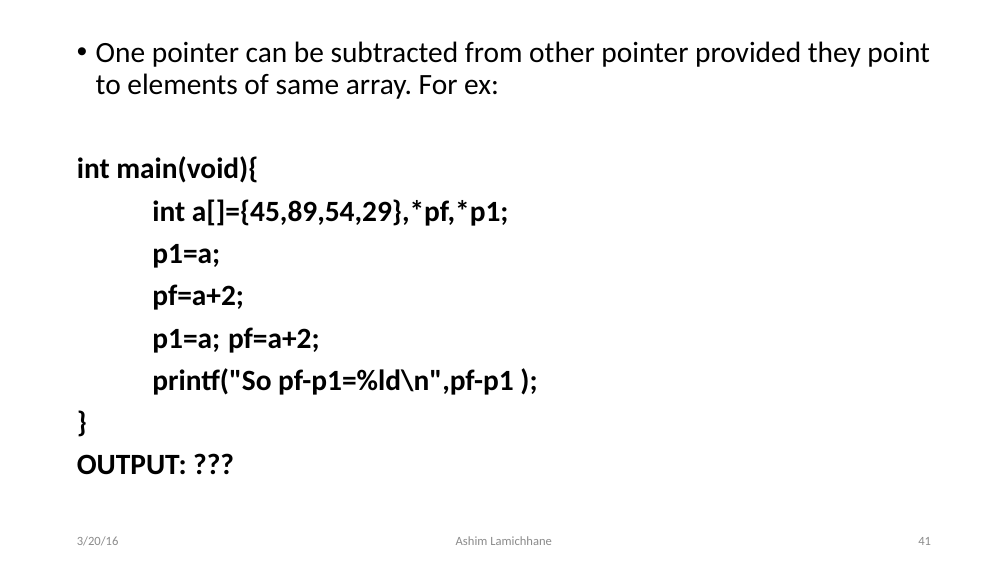
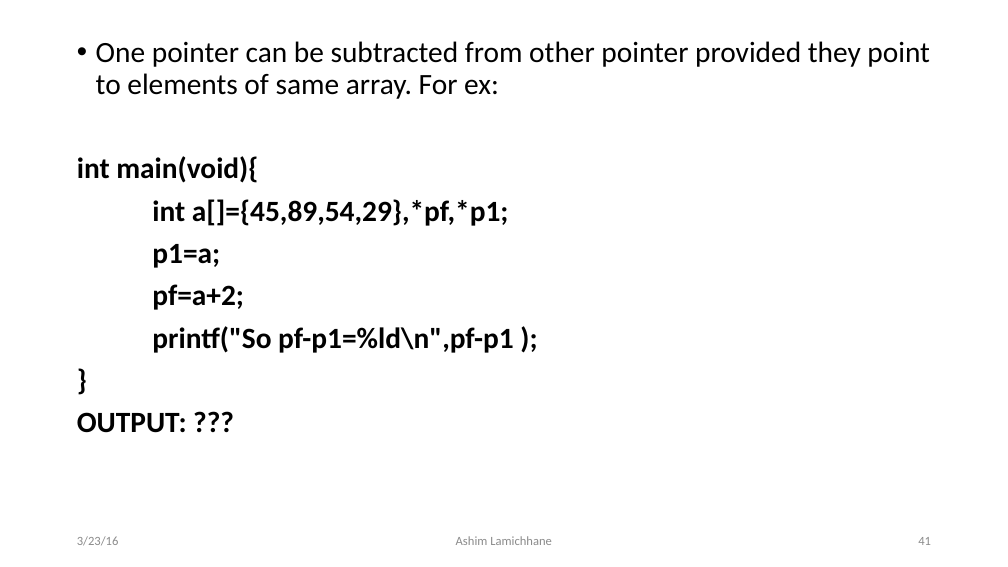
Before and after one commit to ashim888/csit-c, a slide deck: slide 41 of Unit 8/pointer.pptx. Drawn at 1008x567 pixels with LibreOffice and Linux fonts; fonts in the diff are those of the drawing. Boxes give left, top, right and bottom in pixels: in the first picture for what was removed or moved away, otherwise in the second. Text is boxed around its words. In the diff, an @@ line names an element or a change of style, - is before the commit and + after.

```diff
--- a/Unit 8/pointer.pptx
+++ b/Unit 8/pointer.pptx
@@ text at (x1=152, y1=327, x2=320, y2=353): paragraph removed @@
-p1=a; pf=a+2;
@@ text at (x1=77, y1=536, x2=119, y2=546): text changed @@
-3/20/16
+3/23/16
```
Also in this commit, not shown: 51 other slides changed, 7 slides added.
